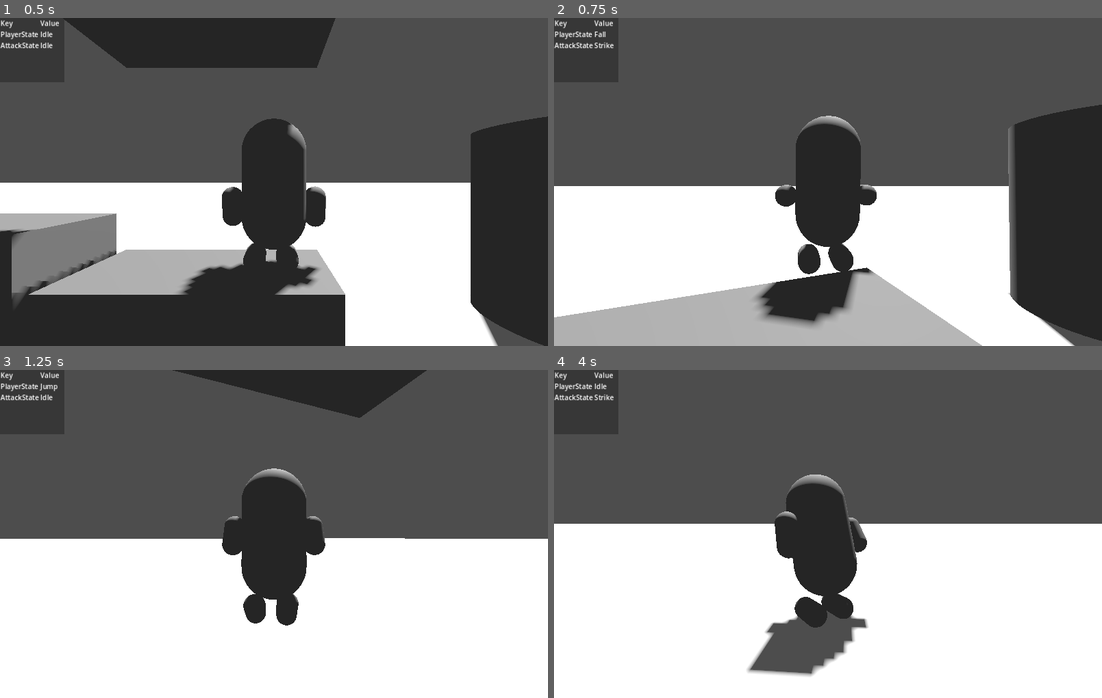
Above: before the commit, frames 1-4 (two rows, left to right).
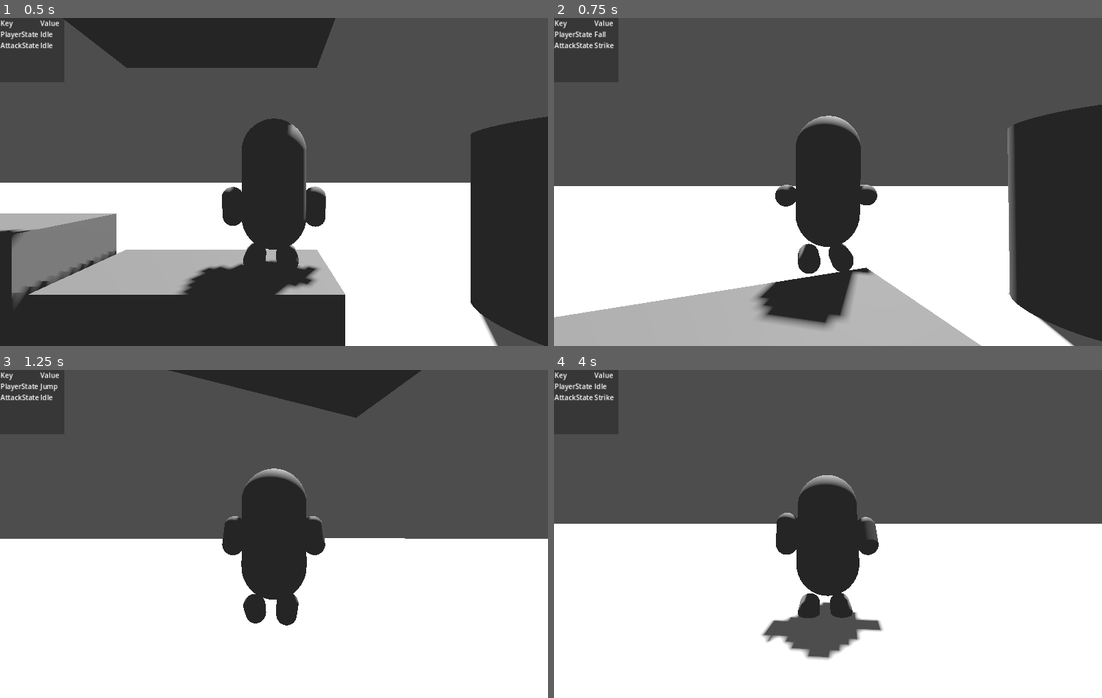
Above: after the commit, the same moments.

Repository: ee0pdt/godot-tps-test
Game: Godot game, scene res://main.tscn
Two runs of this game, one before a commit and one after it. Both use one fixed random seed, a clock stepped at 60 frames per second and the inputs below.
Inputs (mouse positions are in pixels of both pictures, inside the frame that each line leads up to):
- Up to frame 1 (0.5 s): no input
- Up to frame 2 (0.75 s): move the mouse to (855, 182) at 0.52 s; hold Up (forward) from 0.53 s (still down); click (855, 182) at 0.6 s
- Up to frame 3 (1.25 s): keep holding Up (forward); tap Space (jump) at 0.77 s
- Up to frame 4 (4 s): keep holding Up (forward); move the mouse to (800, 534) at 1.27 s; click (800, 534) at 1.35 s; tap Space (jump) at 1.52, 3.02, 3.77 s; move the mouse to (838, 527) at 2.02 s; click (838, 527) at 2.1 s; move the mouse to (822, 540) at 2.77 s; click (822, 540) at 2.85 s; move the mouse to (866, 537) at 3.52 s; click (866, 537) at 3.6 s

Frame 1 is identical in both runs. In frame 2, 0.4% of the frame differs, in the area x 0-100%, y 26-100%; in frame 3, 0.2%; in frame 4, 3.1%, in the area x 35-60%, y 31-94%.

Commit message:
Fixes

Diff:
--- a/player/movement_states/player_fall.gd
+++ b/player/movement_states/player_fall.gd
@@ -4,6 +4,9 @@
 
 var player : Player
 var falling_time = 0.0
+
+@onready var camera_base: Node3D = $"../../CameraBase"
+@onready var camera_pivot: Node3D = $"../../CameraBase/CameraPivot"
 
 
 # Receives events from the `_unhandled_input()` callback.
@@ -36,7 +39,7 @@
 
 		# Get the input direction and handle the movement/deceleration.
 		var input_dir = Input.get_vector("left", "right", "forward", "backward")
-		var direction = (player.transform.basis * Vector3(input_dir.x, 0, input_dir.y)).normalized()
+		var direction = (camera_base.global_transform.basis * Vector3(input_dir.x, 0, input_dir.y)).normalized()
 
 		# We allow for limited movement in air - the AIR_SPEED const is set lower to account for this
 		if direction:
--- a/player/player.gd
+++ b/player/player.gd
@@ -10,6 +10,7 @@
 const DOUBLE_JUMP_VELOCITY = 2.5
 const MOUSE_SENSITIVITY = 0.3  # Adjust this value to change mouse sensitivity
 const VERTICAL_LIMIT = 80.0 # Maximum vertical rotation in degrees
+const TURN_SPEED = 0.1
 
 @onready var camera_base: Node3D = $CameraBase
 @onready var camera_pivot: Node3D = $CameraBase/CameraPivot
@@ -44,9 +45,8 @@
 	## Calculate the desired rotation
 		var target_position = global_position + direction
 
-		var rotation_speed = 0.1
 		var wtransform = global_transform.looking_at(target_position, Vector3.UP)
-		var wrotation = Quaternion(global_transform.basis).slerp(Quaternion(wtransform.basis), rotation_speed)
+		var wrotation = Quaternion(global_transform.basis).slerp(Quaternion(wtransform.basis), TURN_SPEED)
 
 		var old = rotation.y
 		global_transform = Transform3D(Basis(wrotation), global_transform.origin)
